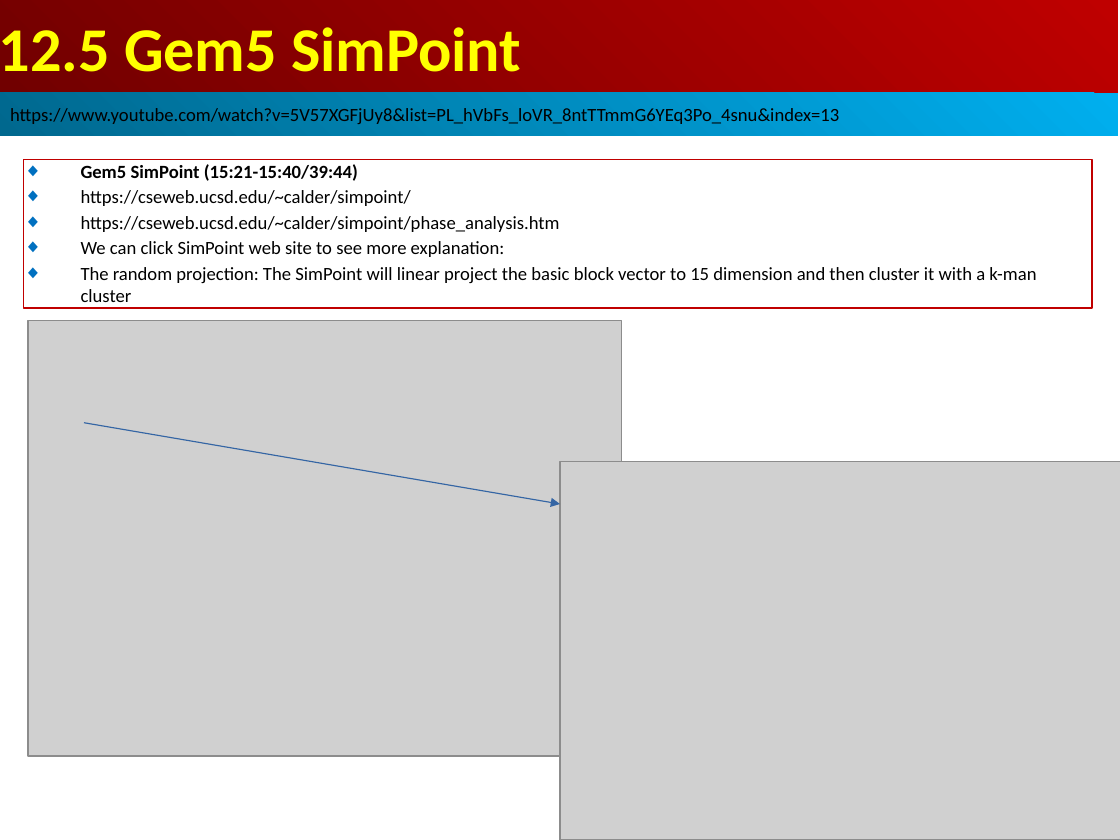
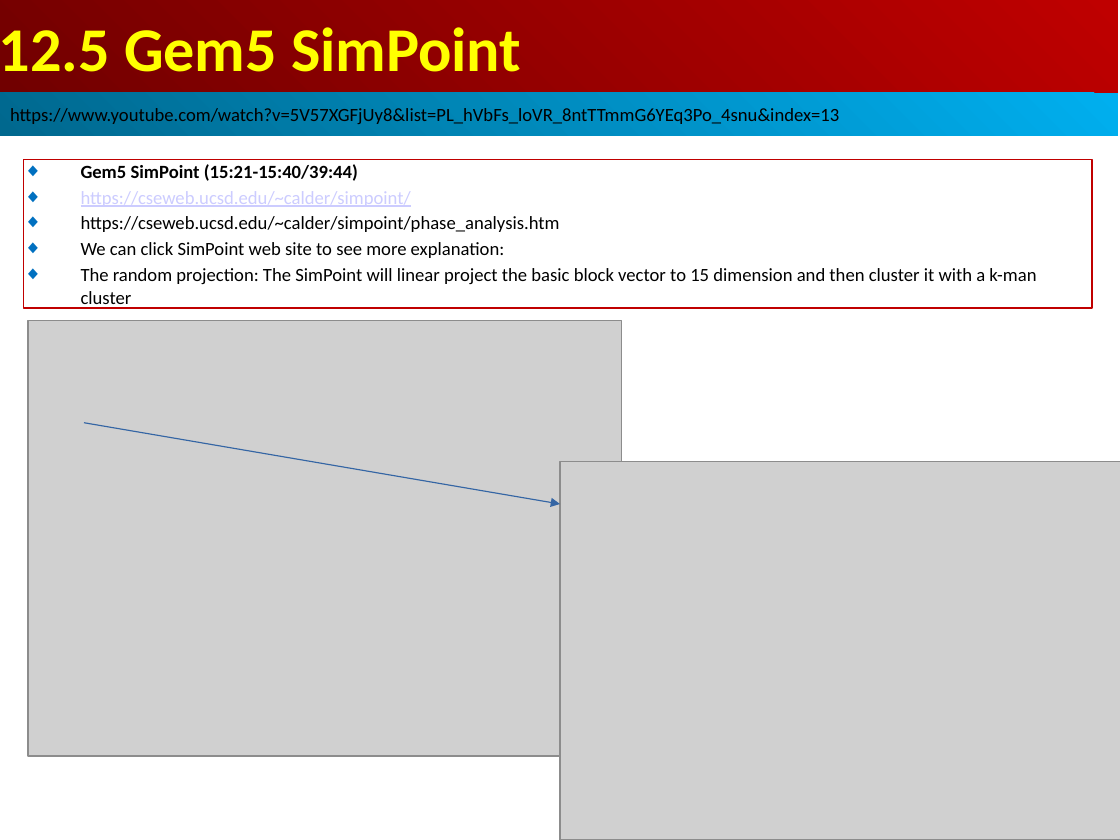
Before and after one commit to peterhchen/AIU_CS850_Gem5_McPAT, a slide deck: slide 38 of 050_Gem5/013.SampleSim/000_Video/013.SampleSim.ppt. Drawn at 1120x840 pixels with LibreOffice and Linux fonts; fonts in the diff are those of the drawing; grey boxes stand for pictures. Boxes give left, top, right and bottom in pixels: in the first picture for what was removed or moved away, otherwise in the second. Text is boxed around its words. In the diff, an @@ line names an element or a change of style, - is before the commit and + after.

```diff
--- a/050_Gem5/013.SampleSim/000_Video/013.SampleSim.ppt
+++ b/050_Gem5/013.SampleSim/000_Video/013.SampleSim.ppt
@@ rectangle "Gem5 SimPoint (15:21-15:40/39:44)" at (x1=24, y1=159, x2=1092, y2=308): text colour #000000 to #CCCCFF, underline on in "https://cseweb.ucsd.edu/~calder/simpoint/" @@
```
Also in this commit, not shown: 2 other slides changed, 4 slides added.
